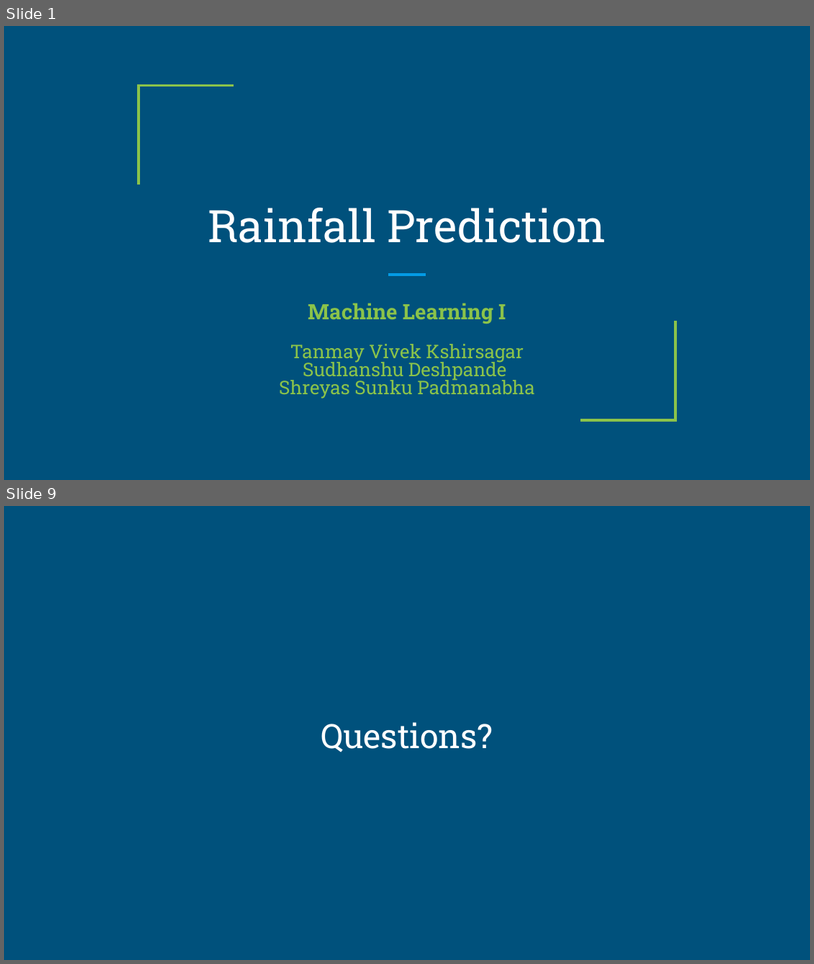
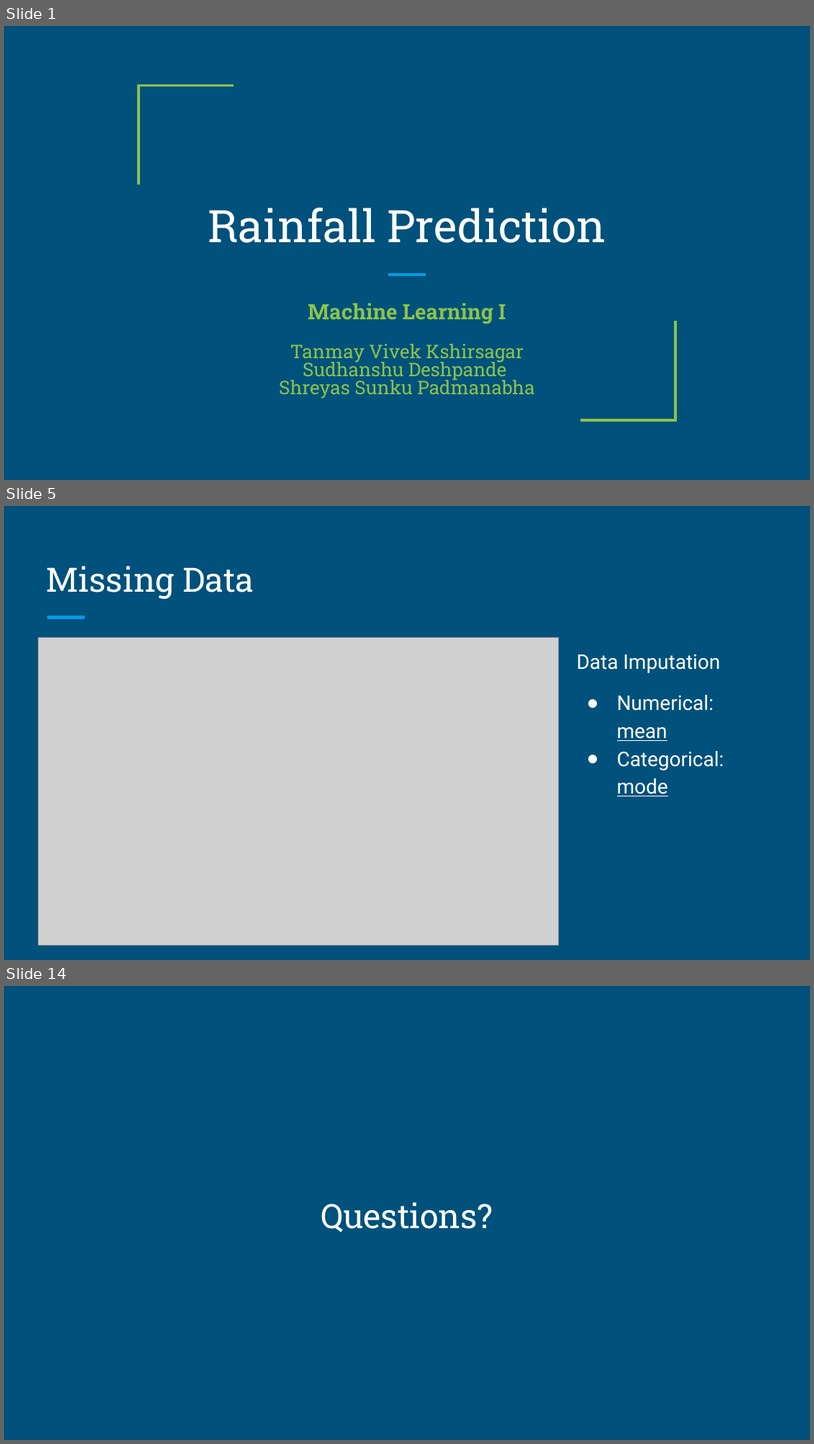
Before and after one commit to tanmayk26/FinalProject-Group3, a slide deck: Final-Group-Presentation/Final-Group-Presentation.pptx. Shown one above the other, each under a label of ours: slides 1 and 9 before the commit, slides 1, 5 and 14 after it; the slides between them are not shown. The pictures are 814x964 and 814x1444 pixels, drawn with LibreOffice and Linux fonts; fonts in the diff are those of the drawing; grey boxes stand for pictures. Boxes give left, top, right and bottom in pixels: in the first picture for what was removed or moved away, otherwise in the second. Text is boxed around its words. In the diff, an @@ line names an element or a change of style, - is before the commit and + after.

```diff
--- a/Final-Group-Presentation/Final-Group-Presentation.pptx
+++ b/Final-Group-Presentation/Final-Group-Presentation.pptx
@@ slide 5 added at (4, 506, 810, 960), background #00517C @@
@@ title added at (46, 566, 254, 599), 30 pt, text #FFFFFF @@
+Missing Data
@@ line added from (47, 618) to (85, 618), #039BE5 3 pt @@
@@ picture added at (38, 638, 559, 944) @@
@@ text added at (577, 654, 725, 796), 18 pt, text #FFFFFF @@
+Data Imputation
+● Numerical: mean
+● Categorical: mode
@@ what was slide 9 is now slide 14 @@
```
Also in this commit, not shown: 3 slides changed, 8 other slides added, 4 slides removed.
